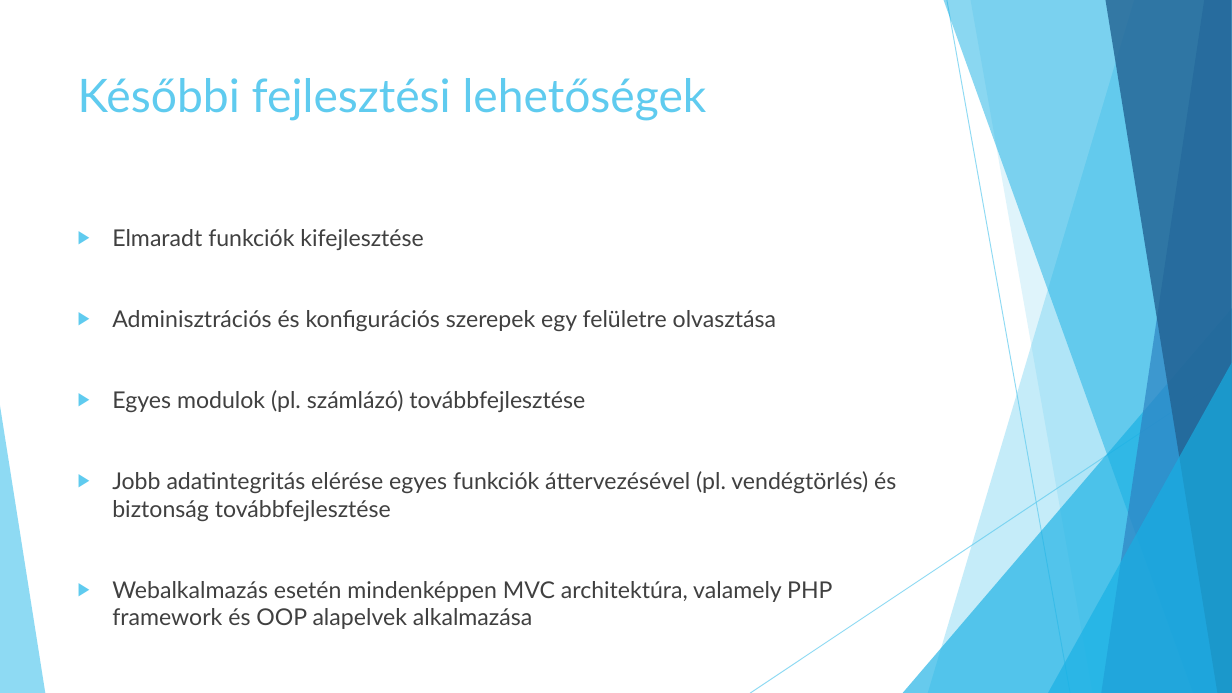
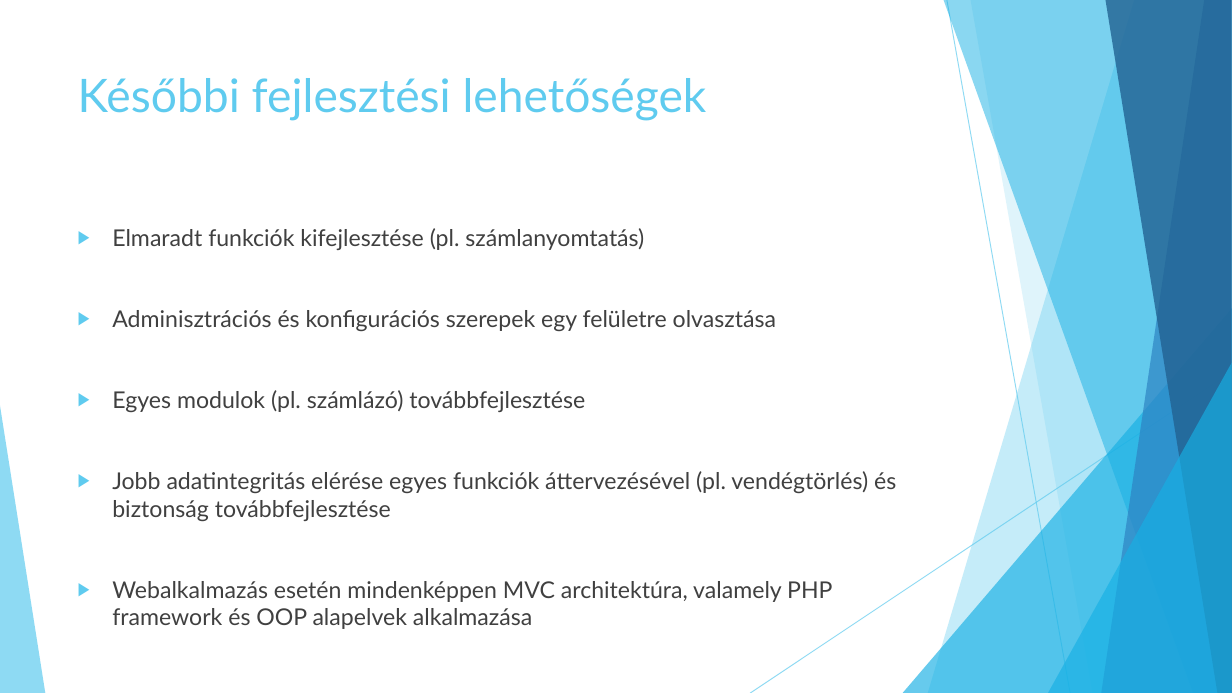
Before and after one commit to jbence1994/Virtual-Receptionist-projection, a slide deck: slide 10 of documentation/VR.pptx (slide 6 before the commit). Drawn at 1232x693 pixels with LibreOffice and Linux fonts; fonts in the diff are those of the drawing. Boxes give left, top, right and bottom in pixels: in the first picture for what was removed or moved away, otherwise in the second. Text is boxed around its words. In the diff, an @@ line names an element or a change of style, - is before the commit and + after.

```diff
--- a/documentation/VR.pptx
+++ b/documentation/VR.pptx
@@ text at [112,228,644,250]: text changed @@
-▶ Elmaradt funkciók kifejlesztése
+▶ Elmaradt funkciók kifejlesztése (pl. számlanyomtatás)
```
Also in this commit, not shown: 1 other slide changed.
